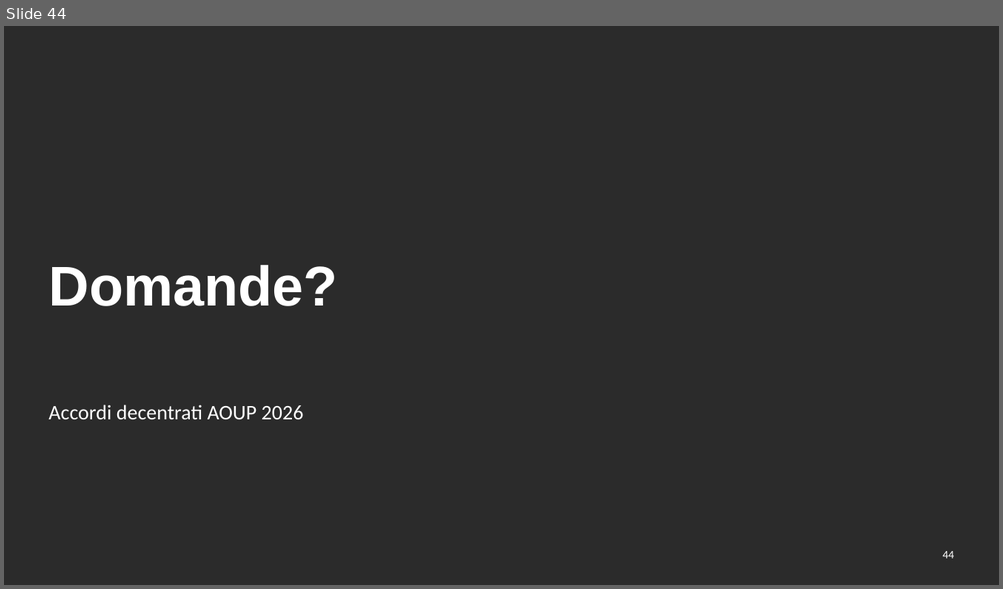
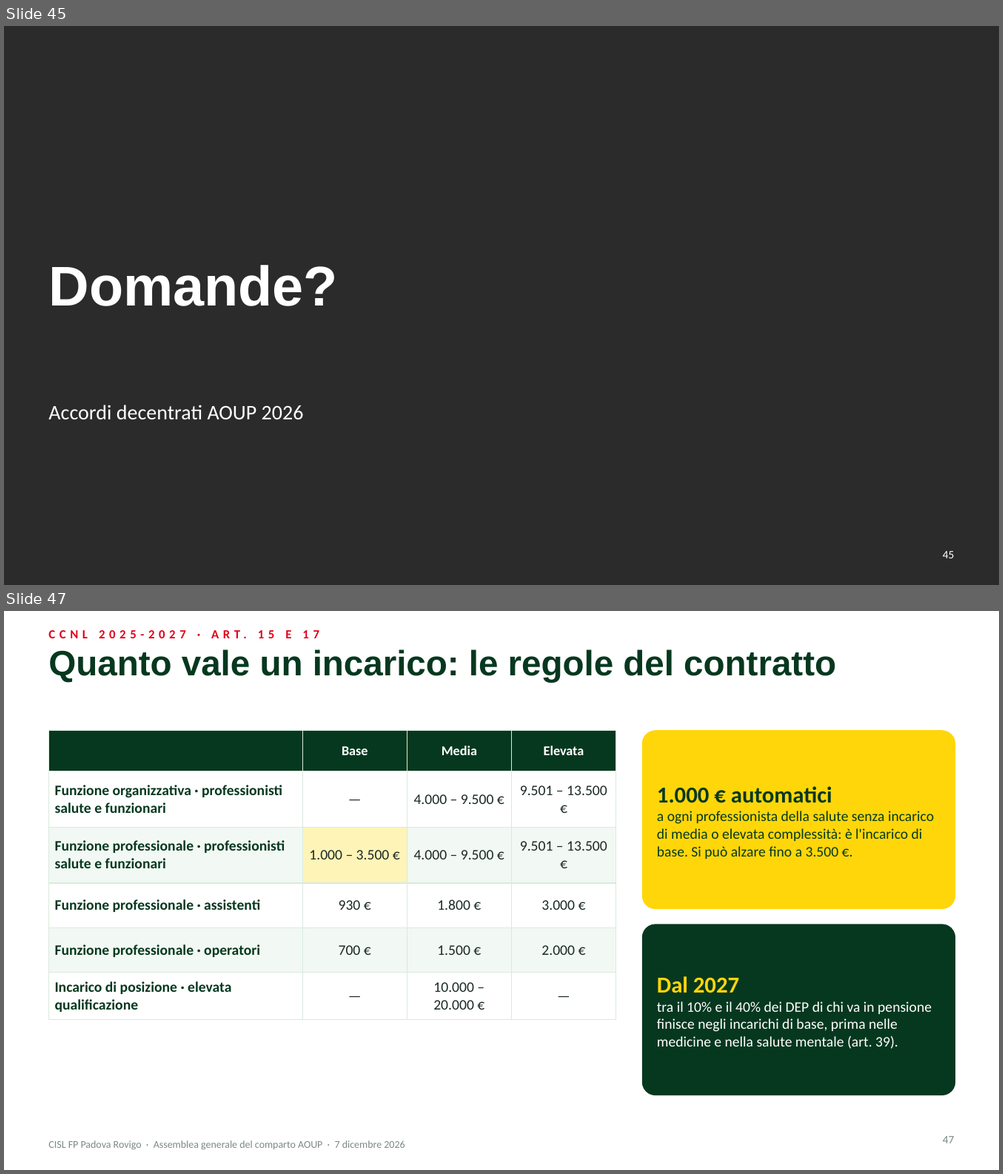
Before and after one commit to aki1806-droid/Prove, a slide deck: produzione/assemblea-2026-12-07/slide/assemblea-2026-12-07.pptx. Shown one above the other, each under a label of ours: slide 44 before the commit, slides 45 and 47 after it; the slides between them are not shown. The pictures are 1003x589 and 1003x1174 pixels, drawn with LibreOffice and Linux fonts; fonts in the diff are those of the drawing; background and template pictures are left out; a plain dark background stands for a picture behind light text. Boxes give left, top, right and bottom in pixels: in the first picture for what was removed or moved away, otherwise in the second. Text is boxed around its words. In the diff, an @@ line names an element or a change of style, - is before the commit and + after.

```diff
--- a/produzione/assemblea-2026-12-07/slide/assemblea-2026-12-07.pptx
+++ b/produzione/assemblea-2026-12-07/slide/assemblea-2026-12-07.pptx
@@ slide 47 added at (4,611,999,1170), background #FFFFFF @@
@@ text added at (285,630,291,638), 12 pt, text #E2001A, bold @@
+CCNL 2025-2027 · ART. 15 E 17
@@ title added at (48,649,836,683), 34 pt, text #06381F, bold @@
+Quanto vale un incarico: le regole del contratto
@@ table added at (48,730,616,1015), 6 rows, 4 columns @@
+ | Base | Media | Elevata
+Funzione organizzativa · professionisti salute e funzionari | — | 4.000 – 9.500 € | 9.501 – 13.500 €
+Funzione professionale · professionisti salute e funzionari | 1.000 – 3.500 € | 4.000 – 9.500 € | 9.501 – 13.500 €
+Funzione professionale · assistenti | 930 € | 1.800 € | 3.000 €
+Funzione professionale · operatori | 700 € | 1.500 € | 2.000 €
+Incarico di posizione · elevata qualificazione | — | 10.000 – 20.000 € | —
@@ rounded rectangle added at (642,730,956,909), fill #FFD60A @@
@@ text added at (657,786,933,859), 14 pt, text #06381F @@
+1.000 € automatici
+a ogni professionista della salute senza incarico di media o elevata complessità: è l'incarico di base. Si può alzare fino a 3.500 €.
@@ rounded rectangle added at (642,924,956,1096), fill #06381F @@
@@ text added at (657,977,931,1049), 14 pt, text #FFFFFF @@
+Dal 2027
+tra il 10% e il 40% dei DEP di chi va in pensione finisce negli incarichi di base, prima nelle medicine e nella salute mentale (art. 39).
@@ text added at (48,1141,404,1150), 10 pt, text #7A8B81 @@
+CISL FP Padova Rovigo · Assemblea generale del comparto AOUP · 7 dicembre 2026
@@ page number added at (942,1136,954,1144), 11 pt, text #7A8B81 @@
+47
@@ what was slide 44 is now slide 45 @@
@@ page number at (942,551,954,559): text changed @@
-44
+45
```
Also in this commit, not shown: 12 other slides added, 39 other files.
